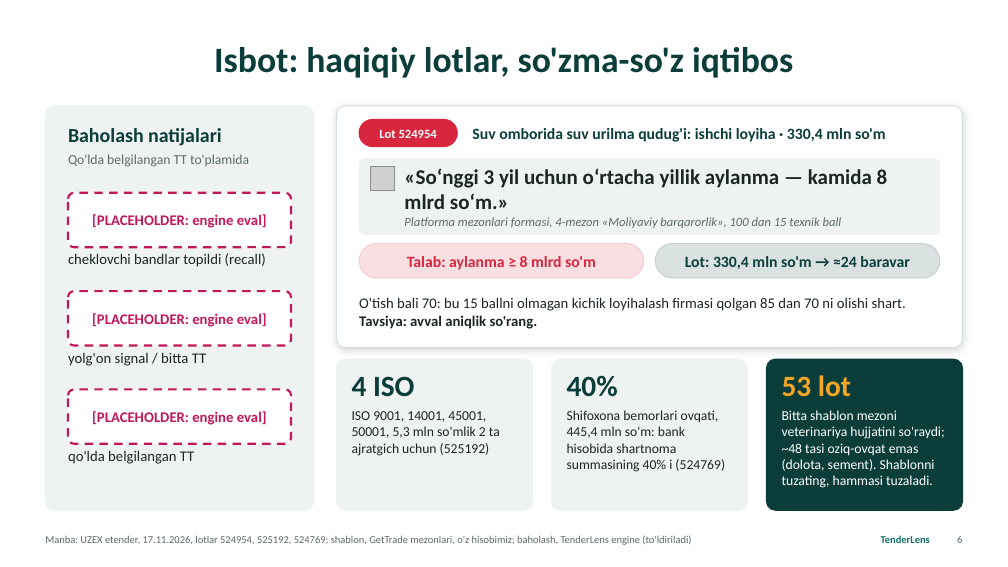
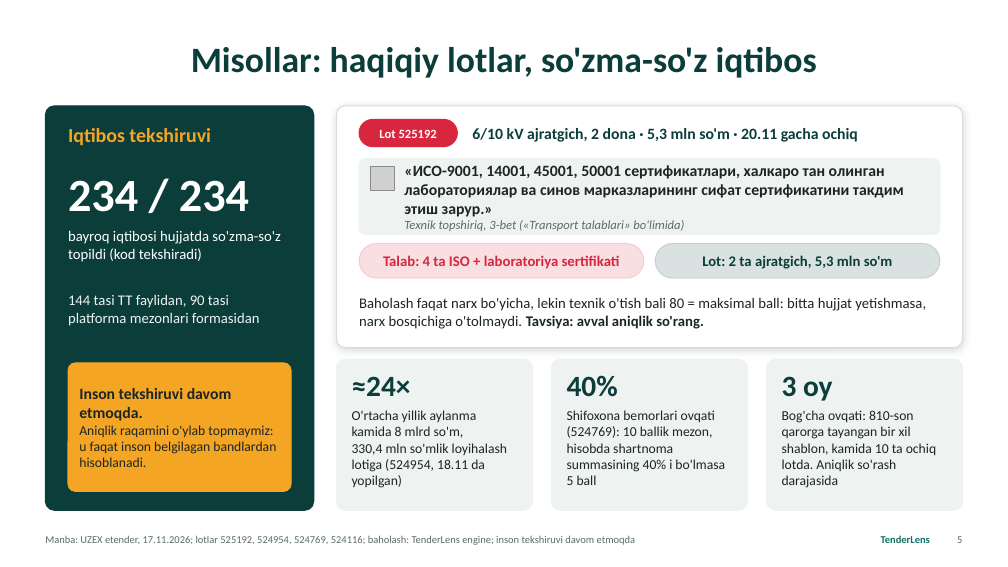
Before and after one commit to kamol1dn/tenderlens, a slide deck: slide 5 of tenderlens/deck/TenderLens.pptx (slide 6 before the commit). Drawn at 1008x567 pixels with LibreOffice and Linux fonts; fonts in the diff are those of the drawing; grey boxes stand for pictures. Boxes give left, top, right and bottom in pixels: in the first picture for what was removed or moved away, otherwise in the second. Text is boxed around its words. In the diff, an @@ line names an element or a change of style, - is before the commit and + after.

```diff
--- a/tenderlens/deck/TenderLens.pptx
+++ b/tenderlens/deck/TenderLens.pptx
@@ title at (191,47,817,78): text changed @@
-Isbot: haqiqiy lotlar, so'zma-so'z iqtibos
+Misollar: haqiqiy lotlar, so'zma-so'z iqtibos
@@ rounded rectangle at (45,106,314,510): fill #EEF3F2 to #0B3D3A; outline #EEF3F2 1 pt to #0B3D3A 1 pt @@
@@ text at (68,128,211,145): text changed; text colour #0B3D3A to #F5A524 @@
-Baholash natijalari
+Iqtibos tekshiruvi
@@ text at (379,129,437,138): text changed @@
-Lot 524954
+Lot 525192
@@ text at (472,128,858,142): text changed @@
-Suv omborida suv urilma qudug'i: ishchi loyiha · 330,4 mln so'm
+6/10 kV ajratgich, 2 dona · 5,3 mln so'm · 20.11 gacha ochiq
@@ text removed at (68,154,249,167) @@
-Qo'lda belgilangan TT to'plamida
@@ text at (404,165,904,231): text changed; size 12 to 15 pt; text colour #5B6B68 to #1B2624; bold on; italic off @@
-«So‘nggi 3 yil uchun o‘rtacha yillik aylanma — kamida 8 mlrd so‘m.»
-Platforma mezonlari formasi, 4-mezon «Moliyaviy barqarorlik», 100 dan 15 texnik ball
+«ИСО-9001, 14001, 45001, 50001 сертификатлари, халкаро тан олинган лабораториялар ва синов марказларининг сифат сертификатини такдим этиш зарур.»
+Texnik topshiriq, 3-bet («Transport talablari» bo'limida)
@@ rounded rectangle removed at (68,193,291,247) @@
@@ text added at (68,180,249,212), 44 pt, text #FFFFFF, bold @@
+234 / 234
@@ text added at (68,230,280,262), 14 pt, text #FFFFFF @@
+bayroq iqtibosi hujjatda so'zma-so'z topildi (kod tekshiradi)
@@ text removed at (92,214,267,228) @@
-[PLACEHOLDER: engine eval]
@@ text removed at (68,253,266,267) @@
-cheklovchi bandlar topildi (recall)
@@ text at (383,255,620,269): text changed; size 15 to 14 pt @@
-Talab: aylanma ≥ 8 mlrd so'm
+Talab: 4 ta ISO + laboratoriya sertifikati
@@ text at (702,255,893,269): text changed; size 15 to 14 pt @@
-Lot: 330,4 mln so'm → ≈24 baravar
+Lot: 2 ta ajratgich, 5,3 mln so'm
@@ rounded rectangle removed at (68,291,291,346) @@
@@ text added at (68,294,260,326), 14 pt, text #EEF3F2 @@
+144 tasi TT faylidan, 90 tasi platforma mezonlari formasidan
@@ text at (359,297,926,329): text changed @@
-O'tish bali 70: bu 15 ballni olmagan kichik loyihalash firmasi qolgan 85 dan 70 ni olishi shart. Tavsiya: avval aniqlik so'rang.
+Baholash faqat narx bo'yicha, lekin texnik o'tish bali 80 = maksimal ball: bitta hujjat yetishmasa, narx bosqichiga o'tolmaydi. Tavsiya: avval aniqlik so'rang.
@@ text removed at (92,313,267,327) @@
-[PLACEHOLDER: engine eval]
@@ text removed at (68,352,207,366) @@
-yolg'on signal / bitta TT
@@ rounded rectangle at (767,359,963,510): fill #0B3D3A to #EEF3F2; outline #0B3D3A 1 pt to #EEF3F2 1 pt @@
@@ rounded rectangle: place and size @@
-rounded rectangle at (68,389,291,444)
+rounded rectangle at (68,363,291,492)
@@ rounded rectangle at (68,363,291,492): fill #FFFFFF to #F5A524; outline #C2185B 2 pt dashed to #F5A524 1 pt; proportions changed @@
@@ text added at (79,388,276,467), 13 pt, text #1B2624 @@
+Inson tekshiruvi davom etmoqda.
+Aniqlik raqamini o'ylab topmaymiz: u faqat inson belgilagan bandlardan hisoblanadi.
@@ text at (352,376,411,396): text changed @@
-4 ISO
+≈24×
@@ text at (782,376,833,401): text changed; text colour #F5A524 to #0B3D3A @@
-53 lot
+3 oy
@@ text removed at (92,411,267,425) @@
-[PLACEHOLDER: engine eval]
@@ text at (352,410,507,488): text changed @@
-ISO 9001, 14001, 45001, 50001, 5,3 mln so'mlik 2 ta ajratgich uchun (525192)
+O'rtacha yillik aylanma kamida 8 mlrd so'm, 330,4 mln so'mlik loyihalash lotiga (524954, 18.11 da yopilgan)
@@ text at (567,410,725,485): text changed @@
-Shifoxona bemorlari ovqati, 445,4 mln so'm: bank hisobida shartnoma summasining 40% i (524769)
+Shifoxona bemorlari ovqati (524769): 10 ballik mezon, hisobda shartnoma summasining 40% i bo'lmasa 5 ball
@@ text at (782,410,936,488): text changed; text colour #FFFFFF to #1B2624 @@
-Bitta shablon mezoni veterinariya hujjatini so'raydi; ~48 tasi oziq-ovqat emas (dolota, sement). Shablonni tuzating, hammasi tuzaladi.
+Bog'cha ovqati: 810-son qarorga tayangan bir xil shablon, kamida 10 ta ochiq lotda. Aniqlik so'rash darajasida
@@ text removed at (68,450,195,464) @@
-qo'lda belgilangan TT
@@ text at (45,535,636,545): text changed @@
-Manba: UZEX etender, 17.11.2026, lotlar 524954, 525192, 524769; shablon, GetTrade mezonlari, o'z hisobimiz; baholash, TenderLens engine (to'ldiriladi)
+Manba: UZEX etender, 17.11.2026; lotlar 525192, 524954, 524769, 524116; baholash: TenderLens engine; inson tekshiruvi davom etmoqda
```
Also in this commit, not shown: 8 other slides changed, 4 slides added, 3 slides removed, 7 other files.
